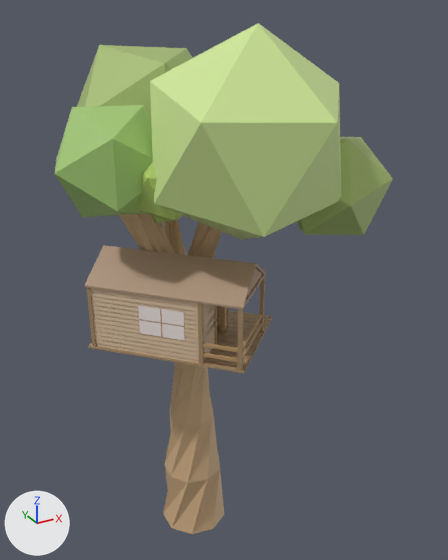
One commit to the FBX model Ghost Island/Assets/Models/Häuser_Brücken_usw/Baumhaus Neu Teil 1.fbx: the scene before it, then after it.
One viewpoint serves both versions: a 50 mm camera at (-8.65, -18.37, 19.21) aimed at (1.4, -0.1, 10.07). Every picture has the same lights, and +X, +Y and +Z are marked at lower left. Where no turn or scale is listed for an object, it has been applied to the vertices. Vertices at the same position are counted once.

Names of what the first picture shows: 'Blätter_1', 'Haus_1', 'Stamm_1'.
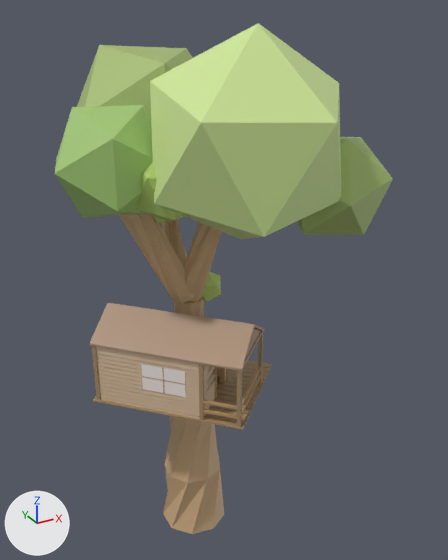
What changed in the scene script:
```text
Change me_mesh_002:
    used by ob_haus_1; location = (-0.45, -0.56, 9.73)
    remove me_mesh_002.from_pydata(...)  # 938 vertices, 1464 faces, 8 loose edges; spans x -3.36..3.36, y -3.38..3.38, z -2.07..2.07
    add me_mesh_002.from_pydata(...)  # 938 vertices, 1464 faces, 8 loose edges; spans x -3.42..3.42, y -3.44..3.44, z -2.07..2.07
    me_mesh_002 part 1: 724 of 938 vertices moved; they spanned x -3.22..3.36, y -3.29..3.38, z -1.12..1.19 and now span x -3.28..3.42, y -3.35..3.44, z -1.12..1.19; mean shift (-0.06, -0.06, 0.0); largest move (-1.92, -0.72, 0.04) -> (-0.94, -1.94, -0.14)
Change ob_haus_1:
    ob_haus_1.location: (-0.45, -0.56, 9.73) -> (-0.42, -0.53, 7.59)
```

Where the change shows, as pixel boxes [x1, y1, x2, y2] in the pictures (448 x 560 px; the box of a moved part takes in the faces that stretch with it):
'Haus_1', reshaped, moved
    before: [84, 245, 273, 373]
    after: [89, 303, 272, 430]
part 1 of me_mesh_002, moved or reshaped
    before: [87, 277, 273, 371]
    after: [92, 333, 272, 427]
